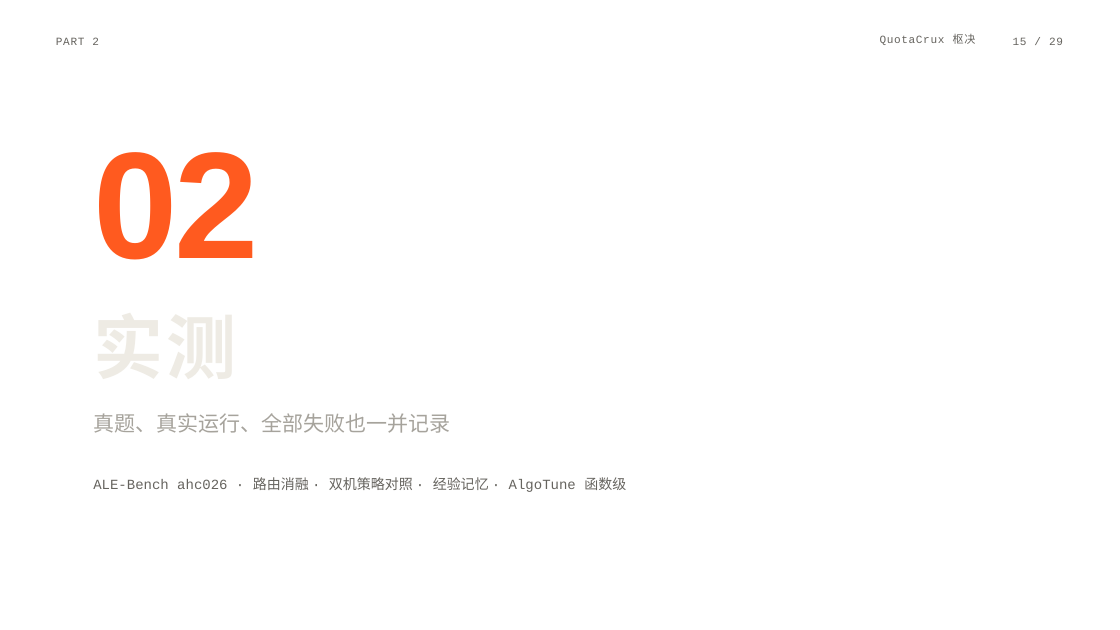
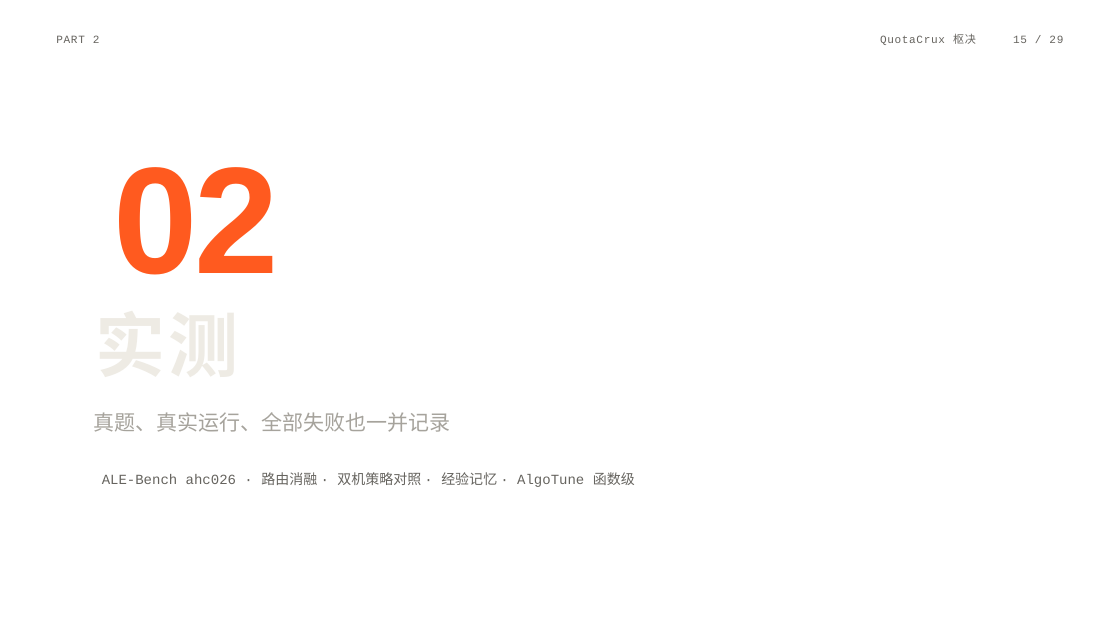
Before and after one commit to bohack-2026-hw/QuotaCrux, a slide deck: slide 15 of docs/presentation/QuotaCrux.pptx. Drawn at 1120x630 pixels with LibreOffice and Linux fonts; fonts in the diff are those of the drawing; background and template pictures are left out. Boxes give left, top, right and bottom in pixels: in the first picture for what was removed or moved away, otherwise in the second. Text is boxed around its words. In the diff, an @@ line names an element or a change of style, - is before the commit and + after.

```diff
--- a/docs/presentation/QuotaCrux.pptx
+++ b/docs/presentation/QuotaCrux.pptx
@@ alignment left to centre; line spacing 12.5pt to 1; vertical alignment top to middle in 3 elements at (880, 34, 976, 45), (56, 35, 100, 43), (1013, 35, 1063, 43) @@
@@ text "02": place and size @@
-text "02" at (93, 152, 258, 260)
+text "02" at (113, 167, 278, 275)
@@ text "02" at (113, 167, 278, 275): alignment left to centre; line spacing 130pt to 1; vertical alignment top to middle @@
@@ text "实测": place and size @@
-text "实测" at (93, 295, 1120, 393)
+text "实测" at (85, 295, 249, 393)
@@ text "实测" at (85, 295, 249, 393): alignment left to centre; line spacing 79.2pt to 1; vertical alignment top to middle @@
@@ text "ALE-Bench ahc026 · 路由消融 · ...": place and size @@
-text "ALE-Bench ahc026 · 路由消融 · ..." at (93, 477, 626, 492)
+text "ALE-Bench ahc026 · 路由消融 · ..." at (102, 472, 635, 487)
@@ text "ALE-Bench ahc026 · 路由消融 · ..." at (102, 472, 635, 487): alignment left to centre; line spacing 22.8pt to 1; vertical alignment top to middle @@
```
Also in this commit, not shown: 28 other slides changed, 6 other files.
